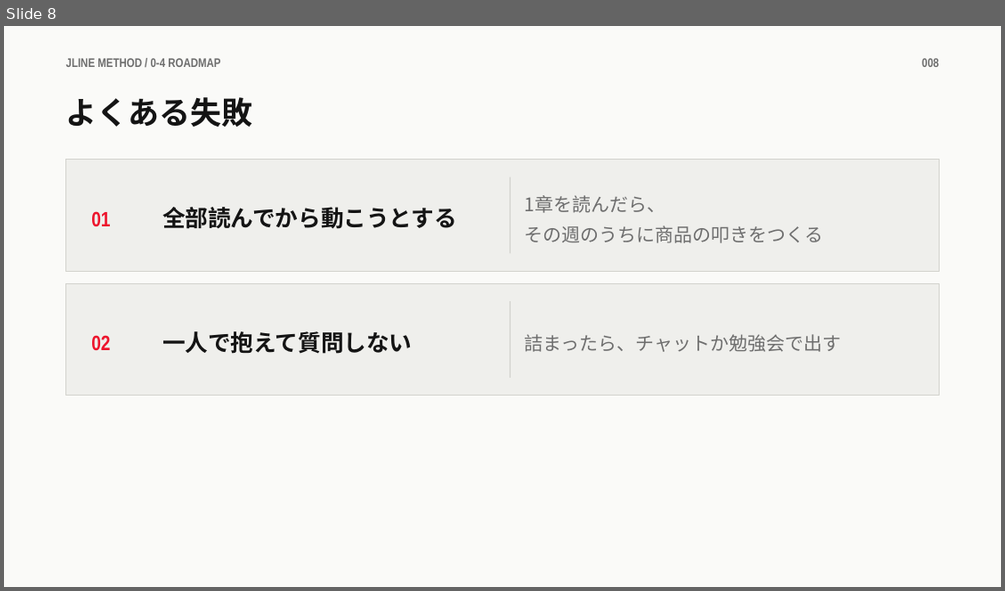
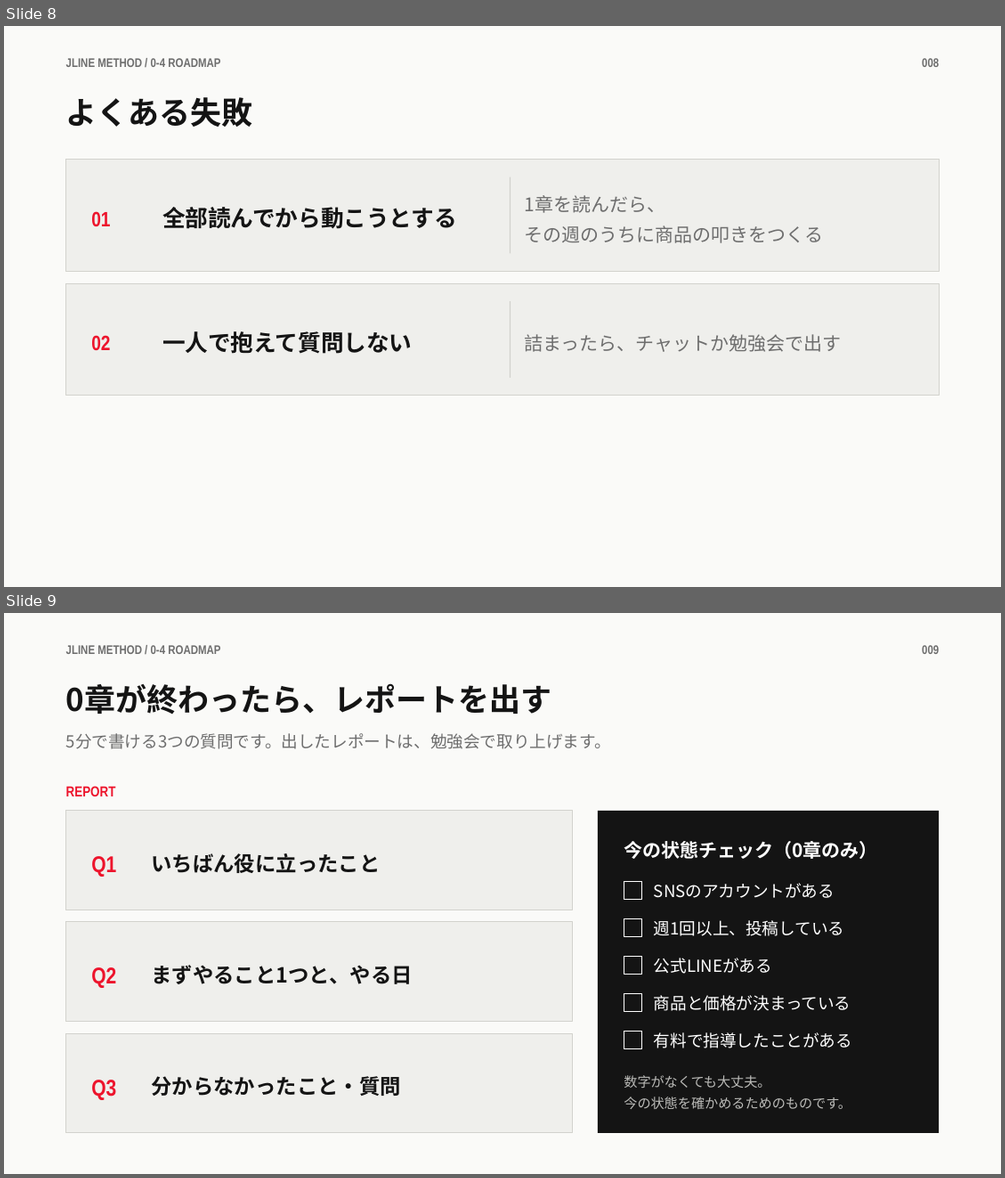
Before and after one commit to takafumisuzuki1117-sys/takafumi_suzuki, a slide deck: JLINEメソッド/教材/0章/0-4_この講座の進め方.pptx. Shown one above the other, each under a label of ours: slide 8 before the commit, slides 8 and 9 after it. The pictures are 1005x591 and 1005x1178 pixels, drawn with LibreOffice and Linux fonts; fonts in the diff are those of the drawing. Boxes give left, top, right and bottom in pixels: in the first picture for what was removed or moved away, otherwise in the second. Text is boxed around its words. In the diff, an @@ line names an element or a change of style, - is before the commit and + after.

```diff
--- a/JLINEメソッド/教材/0章/0-4_この講座の進め方.pptx
+++ b/JLINEメソッド/教材/0章/0-4_この講座の進め方.pptx
@@ slide 9 added at (4, 613, 1001, 1174), background #FFFFFF @@
@@ rectangle added at (4, 613, 1001, 1174), fill #FAFAF8 @@
@@ text added at (66, 645, 220, 654), 12 pt, text #6E6E6E, bold @@
+JLINE METHOD / 0-4 ROADMAP
@@ text added at (922, 645, 938, 654), 12 pt, text #6E6E6E, bold @@
+009
@@ text added at (66, 683, 551, 714), 30 pt, text #141414, bold @@
+0章が終わったら、レポートを出す
@@ text added at (66, 733, 611, 749), 16 pt, text #6E6E6E @@
+5分で書ける3つの質問です。出したレポートは、勉強会で取り上げます。
@@ text added at (66, 786, 116, 796), 14 pt, text #ED142C, bold @@
+REPORT
@@ rectangle added at (66, 811, 573, 910), fill #EFEFEC, outline #D2D2CD 0.75 pt @@
@@ rectangle added at (598, 811, 938, 1133), fill #141414 @@
@@ text added at (623, 841, 877, 859), 18 pt, text #FFFFFF, bold @@
+今の状態チェック（0章のみ）
@@ text added at (91, 856, 116, 876), 22 pt, text #ED142C, bold @@
+Q1
@@ text added at (151, 853, 380, 873), 20 pt, text #141414, bold @@
+いちばん役に立ったこと
@@ rectangle added at (624, 882, 642, 900), fill #141414, outline #FFFFFF 0.75 pt @@
@@ text added at (654, 883, 834, 898), 16 pt, text #FFFFFF @@
+SNSのアカウントがある
@@ rectangle added at (66, 922, 573, 1022), fill #EFEFEC, outline #D2D2CD 0.75 pt @@
@@ rectangle added at (624, 919, 642, 937), fill #141414, outline #FFFFFF 0.75 pt @@
@@ text added at (654, 920, 844, 936), 16 pt, text #FFFFFF @@
+週1回以上、投稿している
@@ rectangle added at (624, 957, 642, 974), fill #141414, outline #FFFFFF 0.75 pt @@
@@ text added at (654, 957, 772, 973), 16 pt, text #FFFFFF @@
+公式LINEがある
@@ text added at (91, 967, 116, 988), 22 pt, text #ED142C, bold @@
+Q2
@@ text added at (151, 965, 412, 984), 20 pt, text #141414, bold @@
+まずやること1つと、やる日
@@ rectangle added at (624, 994, 642, 1012), fill #141414, outline #FFFFFF 0.75 pt @@
@@ text added at (654, 995, 851, 1011), 16 pt, text #FFFFFF @@
+商品と価格が決まっている
@@ rectangle added at (66, 1033, 573, 1133), fill #EFEFEC, outline #D2D2CD 0.75 pt @@
@@ rectangle added at (624, 1031, 642, 1049), fill #141414, outline #FFFFFF 0.75 pt @@
@@ text added at (654, 1032, 852, 1048), 16 pt, text #FFFFFF @@
+有料で指導したことがある
@@ text added at (91, 1079, 116, 1100), 22 pt, text #ED142C, bold @@
+Q3
@@ text added at (151, 1076, 400, 1095), 20 pt, text #141414, bold @@
+分からなかったこと・質問
@@ text added at (623, 1075, 851, 1109), 13 pt, text #BBBBB8 @@
+数字がなくても大丈夫。
+今の状態を確かめるためのものです。
```
Also in this commit, not shown: 1 slide changed, 1 slide removed, 9 other files.
